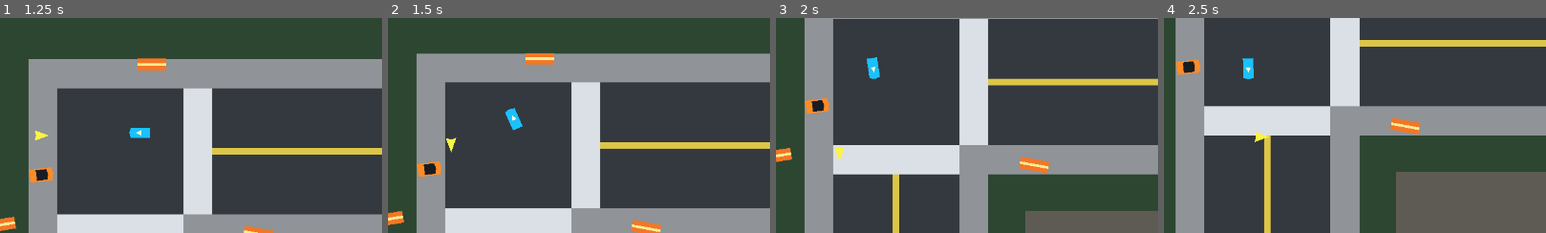
Above: before the commit, frames 1-4 (left to right).
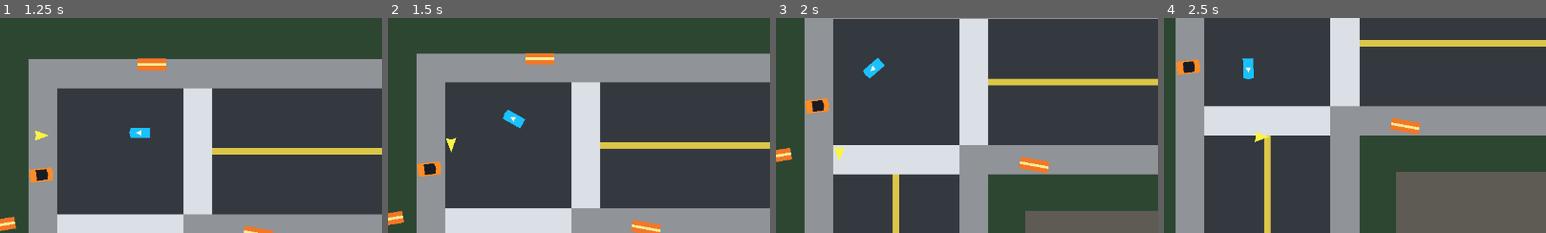
Above: after the commit, the same moments.

Repository: mjulstein/godot-gta
Game: Godot game, scene res://scenes/main/game.tscn
The game is run twice, just before and just after one commit, with the same random seed, the same clock (stepped at 60 frames per second) and the same inputs.
Inputs:
- Up to frame 1 (1.25 s): hold D (move_right) from 0.53 s (still down); hold E (interact) from 0.53 s (still down)
- Up to frame 2 (1.5 s): release D (move_right) at 1.28 s; release E (interact) at 1.28 s; hold S (brake) from 1.28 s (still down); tap E (interact) at 1.35 s
- Up to frame 3 (2 s): keep holding S (brake)
- Up to frame 4 (2.5 s): release S (brake) at 2.03 s; hold D (move_right) from 2.03 s (still down); hold E (interact) from 2.03 s (still down)
The pictures show only the part of the screen within x 39-89%, y 23-73%; the shares and areas given below are measured in that part.

Frame 1 is identical in both runs. In frame 2, 0.2% of the frame differs, in the area x 30-36%, y 41-53%; in frame 3, 0.3%, in the area x 22-29%, y 18-29%; in frame 4, nothing differs.

Commit message:
Refine traffic camera cycling and possession

Diff:
--- a/scripts/ai/vehicular/civilian/civilian_vehicle_ai.gd
+++ b/scripts/ai/vehicular/civilian/civilian_vehicle_ai.gd
@@ -54,6 +54,7 @@
 var impact_cooldowns: Dictionary = {}
 var occupant_present := true
 var driver: Node = null
+var possessed_by_player := false
 var longitudinal_speed := 0.0
 var last_player_ahead_distance := -1.0
 var collision_flash_remaining := 0.0
@@ -112,6 +113,9 @@
 	if driver != null:
 		_drive_player_controlled(delta)
 		return
+	if possessed_by_player:
+		_drive_player_controlled(delta)
+		return
 
 	if abandoned_after_theft:
 		current_speed = 0.0
@@ -141,7 +145,7 @@
 	var previous_position := global_position
 	_follow_world_path()
 	move_and_slide()
-	_update_rotation_from_motion(previous_position)
+	_update_rotation_from_motion(previous_position, delta)
 	if get_slide_collision_count() > 0:
 		var first_collision := get_slide_collision(0)
 		if first_collision != null:
@@ -255,11 +259,41 @@
 func has_active_incident() -> bool:
 	return incident_stop_active
 
+func is_debug_trackable() -> bool:
+	if stopped_duration >= 0.5:
+		return false
+	if abandoned_after_theft:
+		return false
+	if incident_stop_active and incident_driver_deployed:
+		return false
+	if not occupant_present and maxf(maxf(absf(longitudinal_speed), current_speed), velocity.length()) <= 2.0:
+		return false
+	return true
+
 func was_theft_reported() -> bool:
 	return theft_reported
 
 func has_driver() -> bool:
 	return driver != null
+
+func is_manned() -> bool:
+	return driver != null or occupant_present or possessed_by_player
+
+func is_possessed_by_player() -> bool:
+	return possessed_by_player
+
+func set_possessed_by_player(is_possessed: bool) -> void:
+	possessed_by_player = is_possessed
+	if is_possessed:
+		current_speed = 0.0
+		longitudinal_speed = 0.0
+		velocity = Vector2.ZERO
+		incident_stop_active = false
+		incident_target = null
+		incident_driver_deployed = false
+		incident_inspect_position = Vector2.ZERO
+		incident_elapsed = 0.0
+		stopped_duration = 0.0
 
 func is_player_controlled() -> bool:
 	return driver != null and driver.is_in_group("player_actor")
@@ -346,11 +380,21 @@
 	else:
 		blockage_time = 0.0
 
-func _update_rotation_from_motion(previous_position: Vector2) -> void:
+func _update_rotation_from_motion(previous_position: Vector2, delta: float) -> void:
 	var displacement := global_position - previous_position
 	if displacement.length() < MIN_ROTATION_DISTANCE:
 		return
-	rotation = displacement.angle()
+	var target_rotation := displacement.angle()
+	var speed_ratio := clampf(current_speed / maxf(_cruise_speed(), 1.0), 0.0, 1.0)
+	var turn_rate := lerpf(2.2, 4.8, speed_ratio)
+	match active_action:
+		"left", "right":
+			turn_rate *= 1.25
+		"uturn", "merge_left_uturn":
+			turn_rate *= 1.45
+		"switch_left", "switch_right":
+			turn_rate *= 1.1
+	rotation = rotate_toward(rotation, target_rotation, turn_rate * delta)
 
 func _refresh_path_target() -> void:
 	var iterations := 0
--- a/scripts/core/game_root.gd
+++ b/scripts/core/game_root.gd
@@ -17,6 +17,7 @@
 
 var traffic_camera_target: Node2D
 var active_vehicle_source_label := "Parked Vehicle"
+var possessed_traffic_vehicle: Node2D
 
 func _ready() -> void:
 	var player_spawn := _find_spawn_marker("player_spawn")
@@ -52,7 +53,7 @@
 
 	var active_vehicle := _get_active_player_vehicle()
 	debug_state.set_player_mode("Driving" if player.get_state_name() == ActorState.DRIVING else "On Foot")
-	debug_state.set_interaction_hint(interaction_system.get_interaction_hint())
+	debug_state.set_interaction_hint(_get_interaction_hint())
 	debug_state.set_active_vehicle_label(_get_active_vehicle_label(active_vehicle))
 	debug_state.set_takeover_state(_get_takeover_state())
 	debug_state.set_speed(active_vehicle.velocity.length() * 0.18 if active_vehicle != null else player.velocity.length() * 0.18)
@@ -63,6 +64,10 @@
 		debug_state.set_impact_state("None")
 
 func _unhandled_input(event: InputEvent) -> void:
+	if event.is_action_pressed("interact") and _can_toggle_traffic_possession():
+		get_viewport().set_input_as_handled()
+		_toggle_traffic_possession()
+		return
 	if not event.is_action_pressed("debug_camera"):
 		return
 	get_viewport().set_input_as_handled()
@@ -140,6 +145,8 @@
 func _set_traffic_camera_target(target_vehicle: Node2D) -> void:
 	if traffic_camera_target == target_vehicle:
 		return
+	if is_instance_valid(traffic_camera_target) and traffic_camera_target == possessed_traffic_vehicle and target_vehicle != possessed_traffic_vehicle:
+		_release_traffic_possession()
 	if is_instance_valid(traffic_camera_target) and traffic_camera_target.has_method("set_camera_tracked"):
 		traffic_camera_target.call("set_camera_tracked", false)
 	traffic_camera_target = target_vehicle
@@ -147,38 +154,29 @@
 		traffic_camera_target.call("set_camera_tracked", true)
 
 func _find_debug_traffic_vehicle(excluded_vehicle: Node2D = null) -> Node2D:
-	var rerouting_vehicle := _find_nearby_traffic_vehicle(excluded_vehicle, true)
-	if rerouting_vehicle != null:
-		return rerouting_vehicle
-	return _find_nearby_traffic_vehicle(excluded_vehicle, false)
-
-func _find_nearby_traffic_vehicle(excluded_vehicle: Node2D = null, require_rerouting: bool = false) -> Node2D:
-	var search_origin := camera.global_position
-	var best_vehicle: Node2D
-	var best_distance := INF
+	var candidates: Array[Node2D] = []
 	for candidate in get_tree().get_nodes_in_group("traffic_vehicle"):
 		if not (candidate is Node2D):
 			continue
 		var traffic_vehicle := candidate as Node2D
-		if traffic_vehicle == excluded_vehicle:
-			continue
 		if not traffic_vehicle.visible:
 			continue
-		if require_rerouting:
-			if not traffic_vehicle.has_method("is_rerouting"):
-				continue
-			if not traffic_vehicle.call("is_rerouting"):
-				continue
-		var distance := search_origin.distance_squared_to(traffic_vehicle.global_position)
-		if distance < best_distance:
-			best_distance = distance
-			best_vehicle = traffic_vehicle
-	if best_vehicle == null and require_rerouting and is_instance_valid(excluded_vehicle):
-		if excluded_vehicle.has_method("is_rerouting") and excluded_vehicle.call("is_rerouting"):
-			return excluded_vehicle
-	if best_vehicle == null and is_instance_valid(excluded_vehicle):
-		return excluded_vehicle
-	return best_vehicle
+		if traffic_vehicle.has_method("is_debug_trackable") and not traffic_vehicle.is_debug_trackable():
+			continue
+		if traffic_vehicle.has_method("is_manned") and not traffic_vehicle.is_manned():
+			continue
+		candidates.append(traffic_vehicle)
+	if candidates.is_empty():
+		return null
+	candidates.sort_custom(func(a: Node2D, b: Node2D) -> bool:
+		return a.get_instance_id() < b.get_instance_id()
+	)
+	if excluded_vehicle == null or not is_instance_valid(excluded_vehicle):
+		return candidates[0]
+	var excluded_index := candidates.find(excluded_vehicle)
+	if excluded_index == -1:
+		return candidates[0]
+	return candidates[(excluded_index + 1) % candidates.size()]
 
 func _on_pause_toggled(is_paused: bool) -> void:
 	if is_paused:
@@ -258,6 +256,39 @@
 	if not player.is_in_vehicle():
 		return null
 	return player.active_vehicle as Node2D
+
+func _get_interaction_hint() -> String:
+	if _can_toggle_traffic_possession():
+		return "Press E to return driver" if possessed_traffic_vehicle == traffic_camera_target else "Press E to possess driver"
+	return interaction_system.get_interaction_hint()
+
+func _can_toggle_traffic_possession() -> bool:
+	if player.is_in_vehicle():
+		return false
+	if not is_instance_valid(traffic_camera_target):
+		return false
+	if not traffic_camera_target.has_method("set_possessed_by_player"):
+		return false
+	if traffic_camera_target.has_method("is_debug_trackable") and not traffic_camera_target.is_debug_trackable() and possessed_traffic_vehicle != traffic_camera_target:
+		return false
+	return true
+
+func _toggle_traffic_possession() -> void:
+	if possessed_traffic_vehicle == traffic_camera_target:
+		_release_traffic_possession()
+		return
+	_release_traffic_possession()
+	possessed_traffic_vehicle = traffic_camera_target
+	if is_instance_valid(possessed_traffic_vehicle) and possessed_traffic_vehicle.has_method("set_possessed_by_player"):
+		possessed_traffic_vehicle.set_possessed_by_player(true)
+
+func _release_traffic_possession() -> void:
+	if not is_instance_valid(possessed_traffic_vehicle):
+		possessed_traffic_vehicle = null
+		return
+	if possessed_traffic_vehicle.has_method("set_possessed_by_player"):
+		possessed_traffic_vehicle.set_possessed_by_player(false)
+	possessed_traffic_vehicle = null
 
 func _get_active_vehicle_label(active_vehicle: Node2D) -> String:
 	if active_vehicle == null:
